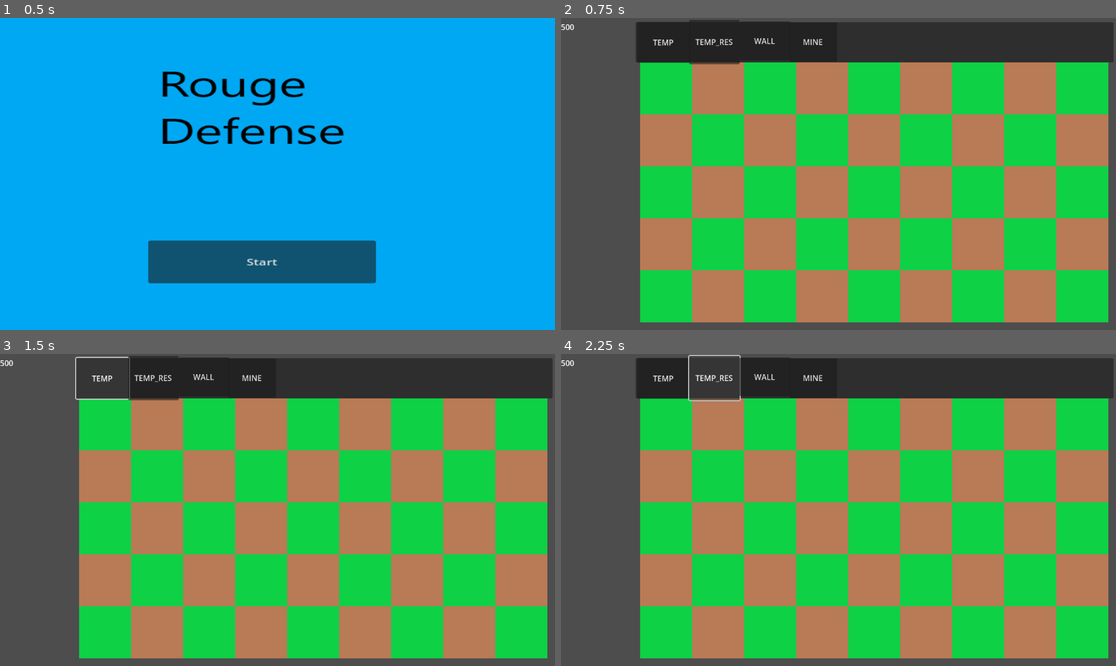
Above: before the commit, frames 1-4 (two rows, left to right).
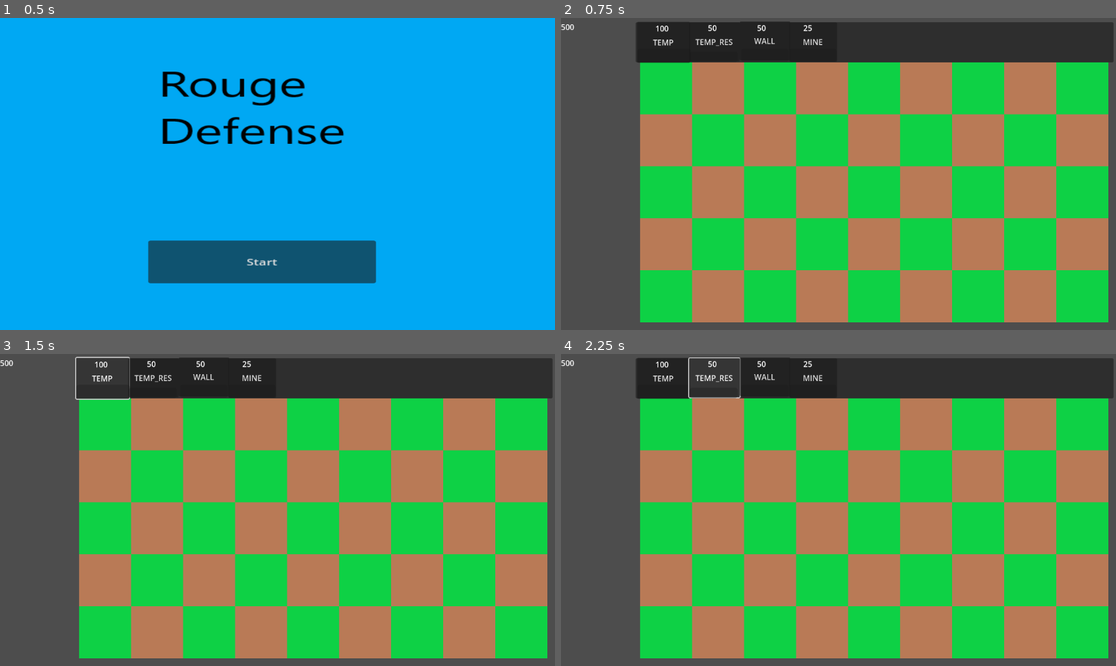
Above: after the commit, the same moments.

Repository: irule4567/RogueDefense
Game: Godot game, scene res://Gameplay Scenes/main_menu.tscn
Two runs of this game, one before a commit and one after it. Both use one fixed random seed, a clock stepped at 60 frames per second and the inputs below.
Inputs:
- Up to frame 1 (0.5 s): no input
- Up to frame 2 (0.75 s): click "Start" at 0.5 s
- Up to frame 3 (1.5 s): click "TEMP" at 1.25 s
- Up to frame 4 (2.25 s): click "TEMP_RES" at 2 s

Frame 1 is identical in both runs. In frame 2, 0.2% of the frame differs, in the area x 17-46%, y 0-15%; in frame 3, 0.2%; in frame 4, 0.3%, in the area x 17-46%, y 0-16%.

Commit message:
Added visualized tower recharges
Added a bar beneath each tower button that visualizes the remaining recharge on the tower.
Also added a label with the resource cost of the tower to the button. Likely placeholder, I plan to make proper icons for each tower that includes the resource cost in them.

Diff:
--- a/Rouge Defense/Gameplay Scenes/MainGrid.gd
+++ b/Rouge Defense/Gameplay Scenes/MainGrid.gd
@@ -19,7 +19,8 @@
 	for i in TowerProperties.tower_data.keys():
 		#print(TowerProperties.tower_data.get(i))
 		deck.append(TowerProperties.tower_data.get(i))
-		recharges.append(false)
+		var recharge_timer = get_tree().create_timer(0.0)
+		recharges.append(recharge_timer)
 	for x in GridWidth:
 		for y in GridHeight:
 			Dic[str(Vector2(x,y))] = {
@@ -32,13 +33,18 @@
 	#print(recharges)
 	resource_label.set_text(str(resource_count))
 	var tile = local_to_map(get_global_mouse_position())
-
+	for tower in deck:
+		var recharge_bar_name = TowerProperties.tower_data[tower.name].name + "_Recharge"
+		#print(recharge_bar_name)
+		var recharge_bar = get_node("../PanelContainer/Towers/" + TowerProperties.tower_data[tower.name].name + "_button/" + recharge_bar_name)
+		#print("../PanelContainer/Towers/" + TowerProperties.tower_data[tower.name].name + "_button/" + recharge_bar_name)
+		recharge_bar.set_as_ratio(recharges[deck.find(TowerProperties.tower_data[tower.name])].time_left / TowerProperties.tower_data[tower.name].recharge)
 
 	#if Dic.has(str(tile)):
 		##set_cell(1, tile, 1, Vector2i(0,0), 0)
 		#print(Dic[str(tile)])
 	# Check for click, selected tower, resources, tile exists, and recharge
-	if Input.is_action_pressed("Click") && building == true && TowerProperties.tower_data[Selected_tower].cost <= resource_count && Dic.has(str(tile)) && recharges[deck.find(TowerProperties.tower_data[Selected_tower])] == false:
+	if Input.is_action_pressed("Click") && building == true && TowerProperties.tower_data[Selected_tower].cost <= resource_count && Dic.has(str(tile)) && recharges[deck.find(TowerProperties.tower_data[Selected_tower])].time_left == 0:
 		#print("Place tower ", Selected_tower, " at position", Dic[str(tile)])
 		if Dic[str(tile)]["Taken"] == false:
 			Dic[str(tile)]["Taken"] = true
@@ -83,13 +89,14 @@
 	building = true
 
 
-func _on_button_pressed():
+func _set_tower_timer(tower):
+	#recharges[deck.find(TowerProperties.tower_data[tower])] = true
+	#print("before timer")
+	recharges[deck.find(TowerProperties.tower_data[tower])] = get_tree().create_timer(TowerProperties.tower_data[tower].recharge)
+	#print("after timer")
+	#recharges[deck.find(TowerProperties.tower_data[tower])] = false
+
+
+func _on_mine_button_pressed():
 	Selected_tower = "Mine"
 	building = true
-
-func _set_tower_timer(tower):
-	recharges[deck.find(TowerProperties.tower_data[tower])] = true
-	#print("before timer")
-	await get_tree().create_timer(TowerProperties.tower_data[tower].recharge).timeout
-	#print("after timer")
-	recharges[deck.find(TowerProperties.tower_data[tower])] = false
--- a/Rouge Defense/Gameplay Scenes/SpawingAlgorithm.gd
+++ b/Rouge Defense/Gameplay Scenes/SpawingAlgorithm.gd
@@ -16,7 +16,7 @@
 func _ready():
 	credits = [1, 2, 3, 5, 8, 11, 14]
 	num_waves = credits.size()
-	time_between_waves = 3
+	time_between_waves = 15
 	initial_wait = 1
 	await get_tree().create_timer(initial_wait).timeout
 	_set_new_wave(0)
@@ -33,7 +33,7 @@
 		waveData.append(["Basic_Enemy", lane])
 	spawn_new_wave.emit(waveData)
 	await get_tree().create_timer(time_between_waves).timeout
-	print("Timer ends")
-	print(wave)
+	#print("Timer ends")
+	#print(wave)
 	if wave+1 < num_waves:
 		_set_new_wave(wave + 1)
--- a/Rouge Defense/Gameplay Scenes/testing.gd
+++ b/Rouge Defense/Gameplay Scenes/testing.gd
@@ -14,3 +14,4 @@
 	for i in waveData:
 		var enemy = load("res://Enemies/" + i[0] + ".tscn").instantiate()
 		get_node("Lane" + str(i[1]) + "path").add_child(enemy, true)
+		await get_tree().create_timer(0.5).timeout # Small delay between spawns, ensures enemies don't stack on eachother
--- a/Rouge Defense/Gameplay Scenes/testing.tscn
+++ b/Rouge Defense/Gameplay Scenes/testing.tscn
@@ -138,7 +138,7 @@
 [node name="Towers" type="Control" parent="PanelContainer"]
 layout_mode = 2
 
-[node name="Tower_Button" type="Button" parent="PanelContainer/Towers"]
+[node name="Basic_Shooter_button" type="Button" parent="PanelContainer/Towers"]
 layout_mode = 0
 offset_left = 3.0
 offset_top = -1.0
@@ -146,13 +146,43 @@
 offset_bottom = 84.0
 text = "TEMP"
 
-[node name="Resource_Producer_button" type="Button" parent="PanelContainer/Towers"]
+[node name="Basic_Shooter_Recharge" type="ProgressBar" parent="PanelContainer/Towers/Basic_Shooter_button"]
+layout_mode = 0
+offset_top = 56.0
+offset_right = 112.0
+offset_bottom = 85.0
+show_percentage = false
+
+[node name="Resource_Cost" type="Label" parent="PanelContainer/Towers/Basic_Shooter_button"]
+layout_mode = 0
+offset_left = 38.0
+offset_top = 2.0
+offset_right = 78.0
+offset_bottom = 25.0
+text = "100
+"
+
+[node name="Resource_Generator_button" type="Button" parent="PanelContainer/Towers"]
 layout_mode = 0
 offset_left = 111.0
-offset_top = -5.0
 offset_right = 216.0
-offset_bottom = 87.0
+offset_bottom = 81.0
 text = "TEMP_RES"
+
+[node name="Resource_Generator_Recharge" type="ProgressBar" parent="PanelContainer/Towers/Resource_Generator_button"]
+layout_mode = 0
+offset_left = 1.0
+offset_top = 61.0
+offset_right = 101.0
+offset_bottom = 83.0
+show_percentage = false
+
+[node name="Resource_Cost" type="Label" parent="PanelContainer/Towers/Resource_Generator_button"]
+layout_mode = 0
+offset_left = 39.0
+offset_right = 79.0
+offset_bottom = 23.0
+text = "50"
 
 [node name="Wall_button" type="Button" parent="PanelContainer/Towers"]
 layout_mode = 0
@@ -162,12 +192,42 @@
 offset_bottom = 79.0
 text = "WALL"
 
-[node name="Button" type="Button" parent="PanelContainer/Towers"]
+[node name="Wall_Recharge" type="ProgressBar" parent="PanelContainer/Towers/Wall_button"]
+layout_mode = 0
+offset_left = 3.0
+offset_top = 57.0
+offset_right = 102.0
+offset_bottom = 84.0
+show_percentage = false
+
+[node name="Resource_Cost" type="Label" parent="PanelContainer/Towers/Wall_button"]
+layout_mode = 0
+offset_left = 36.0
+offset_top = 2.0
+offset_right = 76.0
+offset_bottom = 25.0
+text = "50"
+
+[node name="Mine_button" type="Button" parent="PanelContainer/Towers"]
 layout_mode = 0
 offset_left = 319.0
 offset_right = 418.0
 offset_bottom = 82.0
 text = "MINE"
+
+[node name="Mine_Recharge" type="ProgressBar" parent="PanelContainer/Towers/Mine_button"]
+layout_mode = 0
+offset_top = 55.0
+offset_right = 98.0
+offset_bottom = 82.0
+show_percentage = false
+
+[node name="Resource_Cost" type="Label" parent="PanelContainer/Towers/Mine_button"]
+layout_mode = 0
+offset_left = 29.0
+offset_right = 69.0
+offset_bottom = 23.0
+text = "25"
 
 [node name="Lane1path" type="Path2D" parent="."]
 curve = SubResource("Curve2D_n0c6g")
@@ -195,8 +255,8 @@
 
 [connection signal="child_exiting_tree" from="MainGrid/Towers" to="MainGrid" method="_on_towers_child_exiting_tree"]
 [connection signal="timeout" from="MainGrid/PassiveIncomeTimer" to="MainGrid" method="_on_passive_income_timer_timeout"]
-[connection signal="pressed" from="PanelContainer/Towers/Tower_Button" to="MainGrid" method="_on_tower_button_pressed"]
-[connection signal="pressed" from="PanelContainer/Towers/Resource_Producer_button" to="MainGrid" method="_on_resource_producer_button_pressed"]
+[connection signal="pressed" from="PanelContainer/Towers/Basic_Shooter_button" to="MainGrid" method="_on_tower_button_pressed"]
+[connection signal="pressed" from="PanelContainer/Towers/Resource_Generator_button" to="MainGrid" method="_on_resource_producer_button_pressed"]
 [connection signal="pressed" from="PanelContainer/Towers/Wall_button" to="MainGrid" method="_on_wall_button_pressed"]
-[connection signal="pressed" from="PanelContainer/Towers/Button" to="MainGrid" method="_on_button_pressed"]
+[connection signal="pressed" from="PanelContainer/Towers/Mine_button" to="MainGrid" method="_on_mine_button_pressed"]
 [connection signal="spawn_new_wave" from="SpawingAlgorithm" to="." method="_on_spawing_algorithm_spawn_new_wave"]
Not shown, changed: Rouge Defense/Self-Organization/General plan.docx
